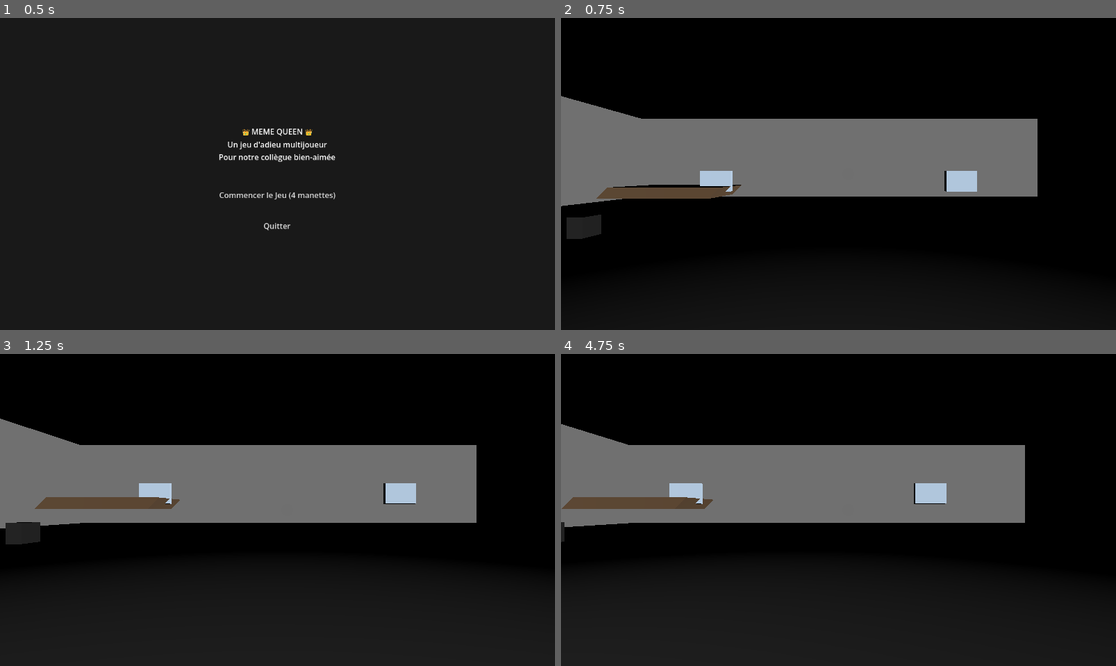
Above: before the commit, frames 1-4 (two rows, left to right).
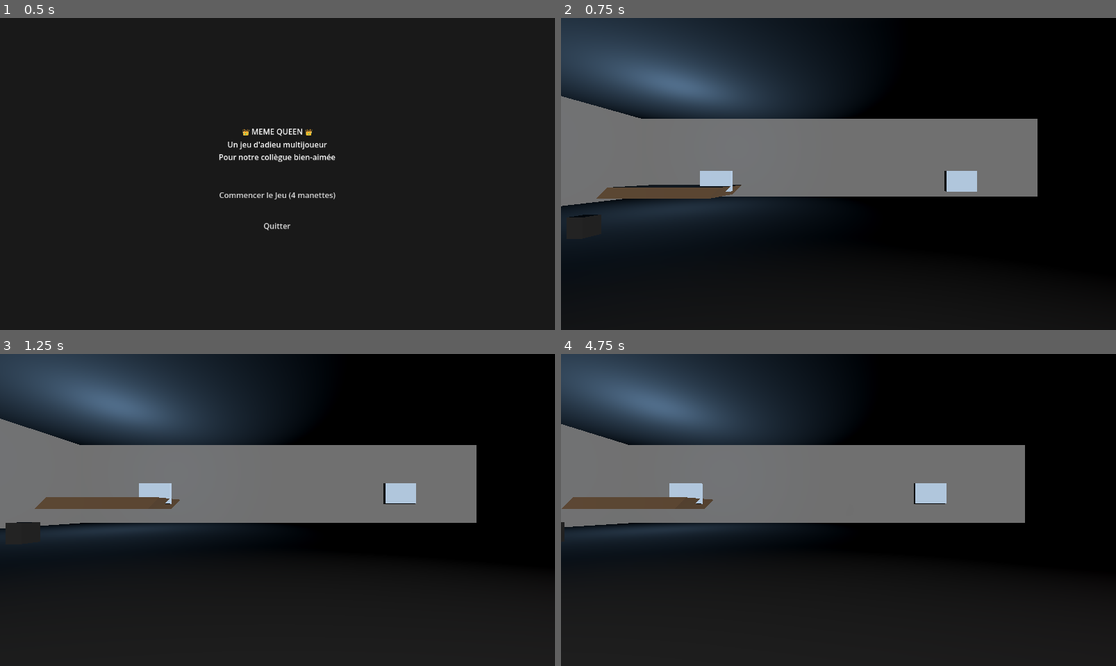
Above: after the commit, the same moments.

Repository: ArKZbeb/jeuApoorva
Game: Godot game, scene res://scenes/menu.tscn
The game is run twice, just before and just after one commit, with the same random seed, the same clock (stepped at 60 frames per second) and the same inputs.
Inputs (mouse positions are in pixels of both pictures, inside the frame that each line leads up to):
- Up to frame 1 (0.5 s): no input
- Up to frame 2 (0.75 s): click "Commencer le Jeu (4 manettes)" at 0.5 s
- Up to frame 3 (1.25 s): no input
- Up to frame 4 (4.75 s): tap Enter (ui_accept) at 1.25, 1.52, 2.27, 3.5, 3.77, 4.52 s; move the mouse to (960, 494) at 1.27 s; hold Right (ui_right) 1.28-2.03 s; tap Space at 1.35, 4.35 s; click (960, 494) at 1.42 s; move the mouse to (727, 525) at 2.02 s; hold Down (ui_down) 2.03-2.78 s; tap E at 2.1 s; move the mouse to (894, 441) at 2.77 s; hold Right (ui_right) 2.78-3.53 s; hold Q 2.78-3.53 s; move the mouse to (810, 572) at 3.52 s; hold Up (ui_up) 3.53-4.28 s; tap Z at 3.6 s; click (810, 572) at 3.67 s; move the mouse to (1005, 556) at 4.27 s; hold Left (ui_left) from 4.28 s (still down)

Frame 1 is identical in both runs. In frame 2, 21% of the frame differs, in the area x 0-53%, y 0-79%; in frame 3, 18%; in frame 4, 16%.

Commit message:
Add ambient and volumetric lighting effects to all scenes
- Added volumetric lights to salle_aventures for atmospheric depth
- Added ambient lighting to bureau for warm, inviting office feel
- Added final glow lighting to mur_messages for celebration ambiance
- All ambient lights use soft, diffuse colors for immersive experience
- Lighting creates depth illusion and enhances visual atmosphere
- Completes modern stylized aesthetic with complete lighting design

Diff:
--- a/godot_jeu/scenes/bureau.tscn
+++ b/godot_jeu/scenes/bureau.tscn
@@ -122,6 +122,20 @@
 transform = Transform3D(1, 0, 0, 0, 1, 0, 0, 0, 1, 0, 5, 5)
 omni_range = 15.0
 
+[node name="AmbientLighting" type="Node3D" parent="."]
+
+[node name="AmbientLight1" type="OmniLight3D" parent="AmbientLighting"]
+transform = Transform3D(1, 0, 0, 0, 1, 0, 0, 0, 1, -12, 6, -15)
+light_color = Color(0.6, 0.8, 1, 1)
+omni_range = 18.0
+energy_multiplier = 0.2
+
+[node name="AmbientLight2" type="OmniLight3D" parent="AmbientLighting"]
+transform = Transform3D(1, 0, 0, 0, 1, 0, 0, 0, 1, 12, 6, 10)
+light_color = Color(1, 0.7, 0.8, 1)
+omni_range = 18.0
+energy_multiplier = 0.2
+
 [node name="Walls" type="Node3D" parent="." unique_id=2053100973]
 
 [node name="LeftWall" type="StaticBody3D" parent="Walls" unique_id=1681095044]
--- a/godot_jeu/scenes/mur_messages.tscn
+++ b/godot_jeu/scenes/mur_messages.tscn
@@ -250,6 +250,20 @@
 [node name="CollisionShape3D" type="CollisionShape3D" parent="FinalDecor/DecorPillar2"]
 shape = SubResource("BoxShape3D_1")
 
+[node name="AmbientFinalGlow" type="Node3D" parent="FinalDecor"]
+
+[node name="GlowLight1" type="OmniLight3D" parent="FinalDecor/AmbientFinalGlow"]
+transform = Transform3D(1, 0, 0, 0, 1, 0, 0, 0, 1, -8, 6, 8)
+light_color = Color(1, 0.3, 0.8, 1)
+omni_range = 20.0
+energy_multiplier = 0.35
+
+[node name="GlowLight2" type="OmniLight3D" parent="FinalDecor/AmbientFinalGlow"]
+transform = Transform3D(1, 0, 0, 0, 1, 0, 0, 0, 1, 8, 6, 8)
+light_color = Color(0.2, 0.8, 1, 1)
+omni_range = 20.0
+energy_multiplier = 0.35
+
 [node name="Player" type="CharacterBody3D" parent="." unique_id=1686045047]
 transform = Transform3D(1, 0, 0, 0, 1, 0, 0, 0, 1, 0, 2, -5)
 script = ExtResource("5")
--- a/godot_jeu/scenes/salle_aventures.tscn
+++ b/godot_jeu/scenes/salle_aventures.tscn
@@ -218,6 +218,26 @@
 omni_range = 6.0
 energy_multiplier = 0.8
 
+[node name="AmbientEffects" type="Node3D" parent="."]
+
+[node name="VolumetricLight1" type="OmniLight3D" parent="AmbientEffects"]
+transform = Transform3D(1, 0, 0, 0, 1, 0, 0, 0, 1, -10, 5, 0)
+light_color = Color(0.5, 0.7, 1, 1)
+omni_range = 25.0
+energy_multiplier = 0.3
+
+[node name="VolumetricLight2" type="OmniLight3D" parent="AmbientEffects"]
+transform = Transform3D(1, 0, 0, 0, 1, 0, 0, 0, 1, 10, 5, 0)
+light_color = Color(1, 0.5, 0.8, 1)
+omni_range = 25.0
+energy_multiplier = 0.3
+
+[node name="VolumetricLight3" type="OmniLight3D" parent="AmbientEffects"]
+transform = Transform3D(1, 0, 0, 0, 1, 0, 0, 0, 1, 0, 6, 10)
+light_color = Color(0.7, 1, 0.5, 1)
+omni_range = 20.0
+energy_multiplier = 0.25
+
 [node name="Columns" type="Node3D" parent="." unique_id=1850248050]
 
 [node name="Column1" type="StaticBody3D" parent="Columns" unique_id=1490852116]
